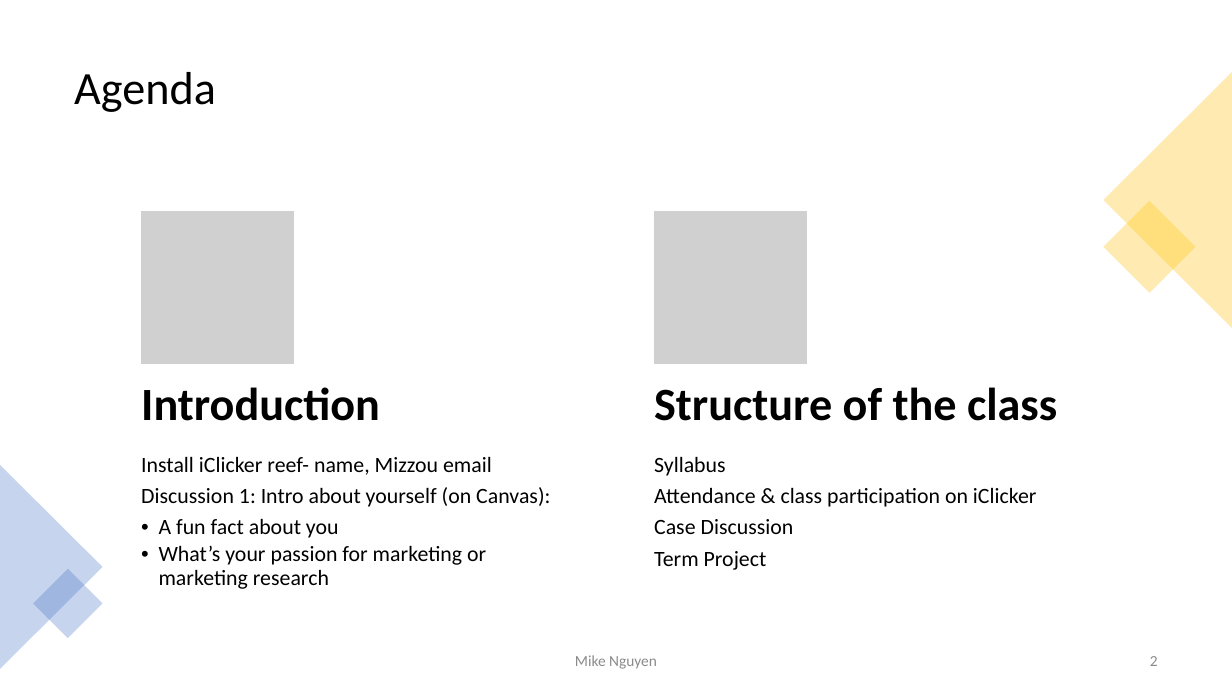
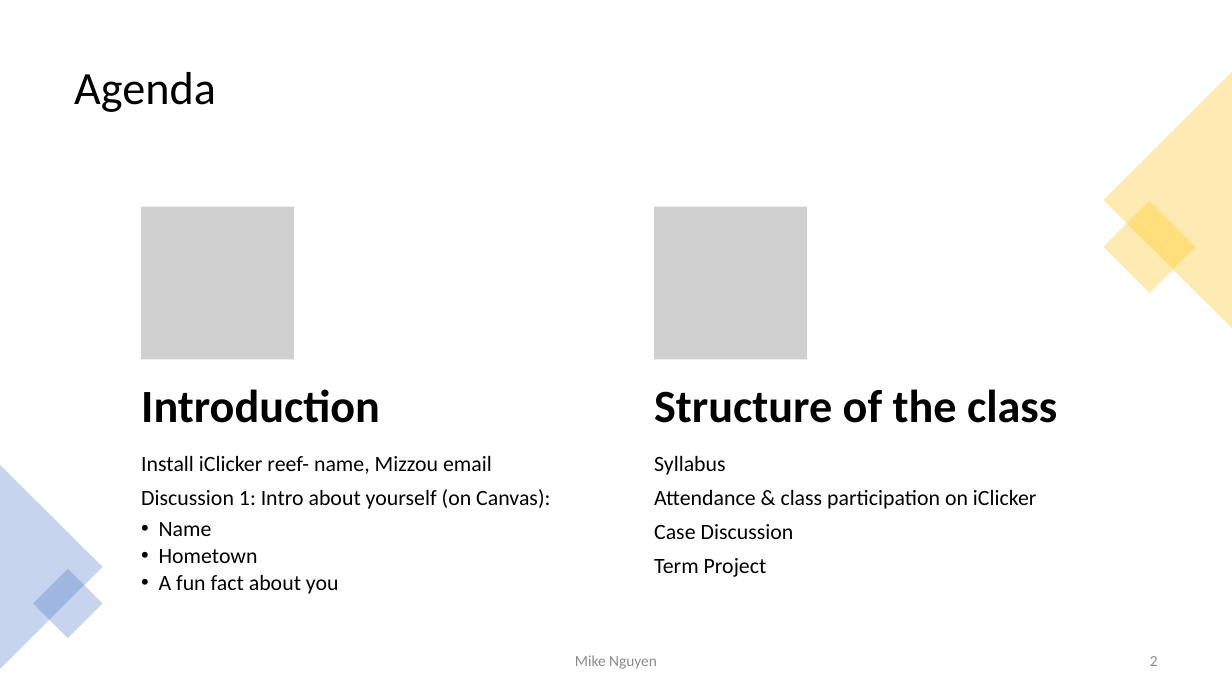
Before and after one commit to mikenguyen13/mar4050, a slide deck: slide 2 of lectures/1/1_Introduction to Marketing Research.pptx. Drawn at 1232x693 pixels with LibreOffice and Linux fonts; fonts in the diff are those of the drawing; grey boxes stand for pictures. Boxes give left, top, right and bottom in pixels: in the first picture for what was removed or moved away, otherwise in the second. Text is boxed around its words. In the diff, an @@ line names an element or a change of style, - is before the commit and + after.

```diff
--- a/lectures/1/1_Introduction to Marketing Research.pptx
+++ b/lectures/1/1_Introduction to Marketing Research.pptx
@@ picture: place and size @@
-picture at box(141, 211, 294, 363)
+picture at box(141, 207, 294, 360)
@@ picture: place and size @@
-picture at box(654, 211, 807, 363)
+picture at box(654, 207, 807, 360)
@@ line spacing 0.9 to 1 in 3 elements at box(654, 456, 1037, 577), box(141, 389, 380, 423), box(654, 389, 1057, 423) @@
@@ text at box(141, 456, 550, 509): line spacing 0.9 to 1 @@
@@ text at box(159, 522, 258, 563): paragraphs added @@
+  • Name
+  • Hometown
@@ text at box(159, 545, 486, 589): paragraph removed @@
-  • What’s your passion for marketing or marketing research
```
Also in this commit, not shown: 6 other slides changed, 2 slides added, 5 other files.
